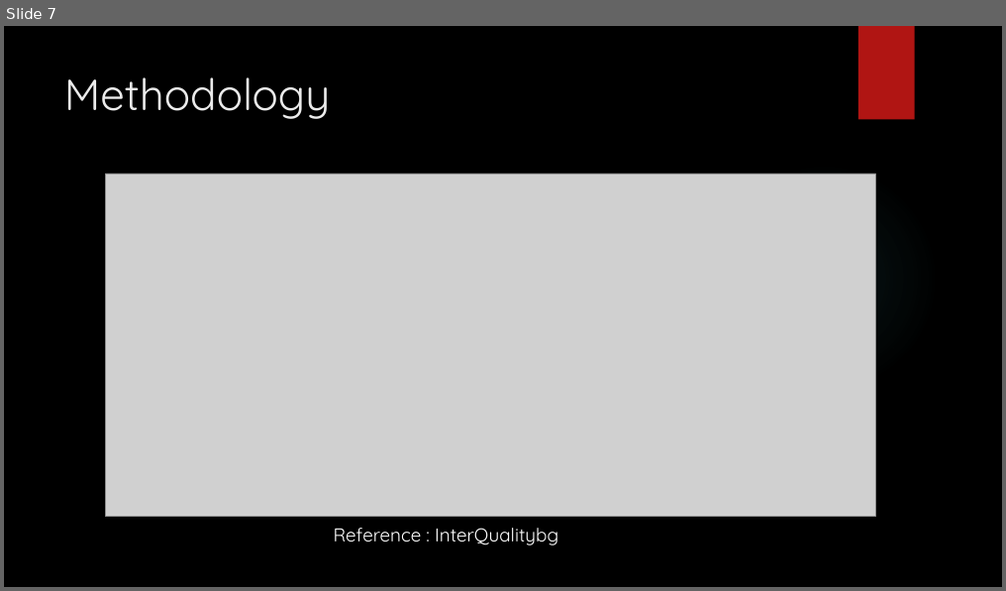
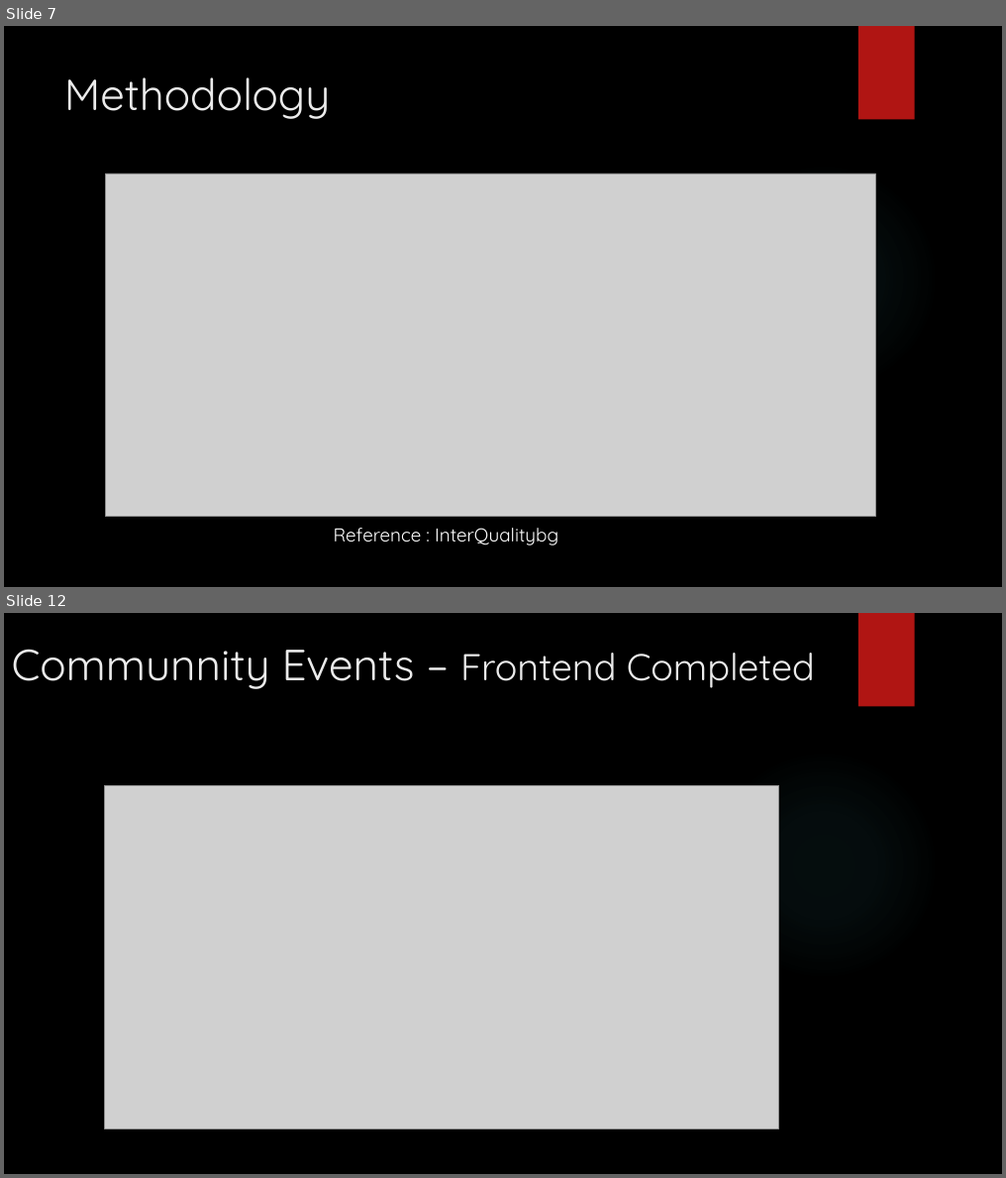
Before and after one commit to suyanthapa/Freelancing-Project, a slide deck: Documentation/Freelancing-Platform.pptx. Shown one above the other, each under a label of ours: slide 7 before the commit, slides 7 and 12 after it; the slides between them are not shown. The pictures are 1006x591 and 1006x1178 pixels, drawn with LibreOffice and Linux fonts; fonts in the diff are those of the drawing; grey boxes stand for pictures; background and template pictures are left out. Boxes give left, top, right and bottom in pixels: in the first picture for what was removed or moved away, otherwise in the second. Text is boxed around its words. In the diff, an @@ line names an element or a change of style, - is before the commit and + after.

```diff
--- a/Documentation/Freelancing-Platform.pptx
+++ b/Documentation/Freelancing-Platform.pptx
@@ slide 12 added at box(4, 613, 1002, 1174), background picture (left out); not listed: 2 template elements that a slide beside it also shows @@
@@ title added at box(12, 649, 815, 689), 42 pt, text #EBEBEB @@
+Communnity Events – Frontend Completed
@@ picture added at box(104, 785, 779, 1129) @@
```
Also in this commit, not shown: 5 other slides added.
